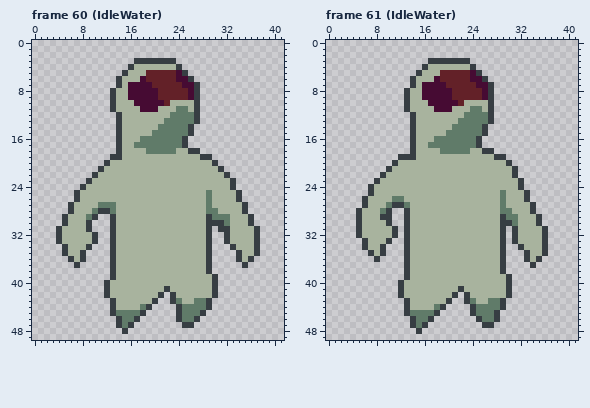
Pixel-art file: _asset_builders/sprites/player.ase. Above is the file before it was changed.
42x50 pixels, 65 frames. Shown: frame 60 (IdleWater), frame 61 (IdleWater). The commit also changed other frames, which this record leaves out.
After:
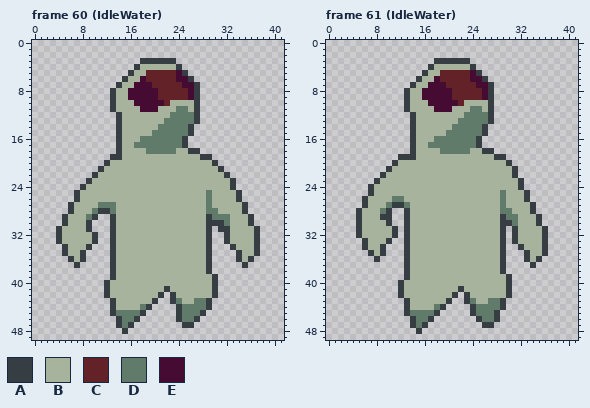
Palette (. is transparent): A #373e43  B #a8b39e  C #632128  D #607b69  E #460b33
Commit: Updated swimming animation.
What changed:
--- frame 60 (IdleWater), layer "Layer 2"
@@ x 12..19 @@
  2 ........
- 3 .....AAA
- 4 ....ABBB
- 5 ...ABBBC
- 6 ..ABBBEC
- 7 ..ABEEEE
+ 3 ......AA
+ 4 .....ABB
+ 5 ....ABBC
+ 6 ...ABBEC
+ 7 ..ABBEEE
  8 .ABBEEEE
--- frame 61 (IdleWater), layer "Layer 2": the same change as frame 60 (IdleWater)
